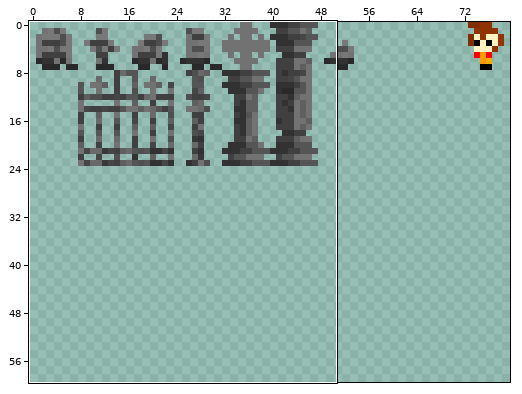
File history of a sprite sheet, assets/props.png. Above: a wide view before the commit, with the close-up outlined.
Close-up. The starting point:
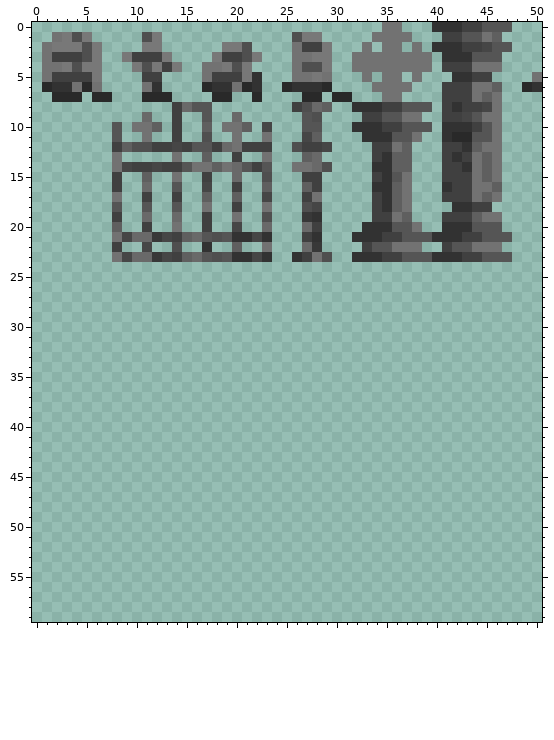
The file is 80x80 pixels. Colours within 5 levels of each other are drawn and written as one. Shown: x 0..50, y 0..59. The old version is drawn lined up with the new one, on the new canvas. The wide view leaves out empty margins.
After the commit:
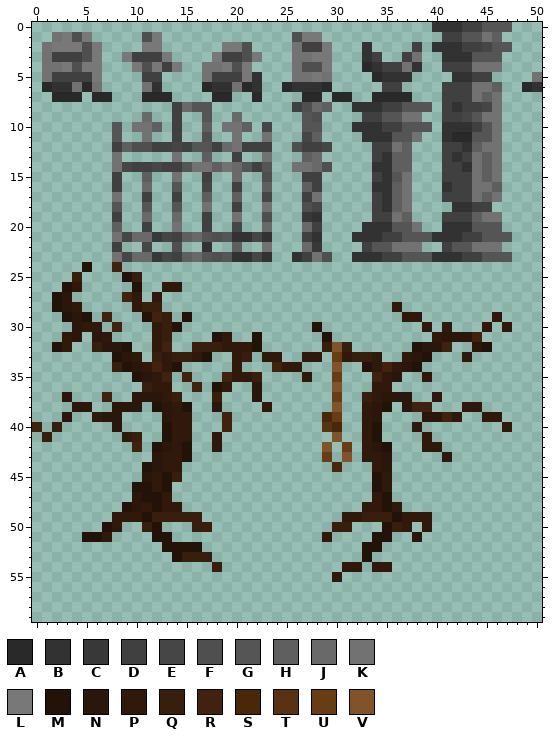
Palette (. is transparent): A #292929  B #323232  C #383838  D #404040  E #464646  F #4f4f4f  G #555555  H #5f5f5f  J #696969  K #727272  L #787878  M #221208  N #2a160a  P #30190b  Q #381e0d  R #41220f  S #49280a  T #583212  U #683c15  V #81532b
The edit:
canvas 80x80 -> 80x160
Changed rows in their new state; - is an unchanged pixel.
first column x 32:
 0 ---..---
 1 --....--
 2 -B-..-D-
 3 .BD..D-.
 4 .ABDD-B.
 5 -.ABBB.-
 6 --.DD.--
 7 --AAAA--
first column x 0:
24 -----M--R---------------------------------------
25 ----Q----MQ-------------------------------------
26 ---MP-----M--PP---------------------------------
27 --MN-----RP-P-----------------------------------
28 --MNP-----PQQ-----------------------P-----------
29 ---MNM-R---MRQ-M---------------------PP-------P-
30 ----NPP-R---PQM-------------M----------P-P---P-P
31 ---PN-NP----PQ----MP--M------M----------PNNNR---
32 --MP--QNNM--PR--QQQPPPM------QVQ------MNNR--NM--
33 --------MNP-QPQQPM--PQ-PP--PP-UPQQP--PNM---P----
34 --------QMNPRPM-----P---RPP---V--MPRPNM---------
35 ----------MNPR-R---RPPQ----P--U---RPN--P--------
36 -----------QPP--R-MP--N-------V---PP------------
37 ---N---R--NNNPQ---Q---N-------U--QPNNN--P-------
38 ----NN--NNN-MNPM--N----P------V--PNM-NRR---PP---
39 ---N--PNN----NPP---R---------SU--PN----NNRP--PP-
40 R-Q-----N----MPP---R---------TS--PM---P--------P
41 -Q-------PQ--MPP--P-----------V--PM----P--------
42 ----------R-MNPM--P----------V-U-PNM---PP-------
43 ------------NPPM-------------U-V-PPN-----P------
44 -----------MNPP---------------S---PN------------
45 -----------NPMQ-------------------MP------------
46 ----------MMPM--------------------MP------------
47 ----------NMMP--------------------PM------------
48 ---------MNPMPP------------------PPMP-----------
49 --------PPPMQQQQQ--------------PPQQQMPPP--------
50 -------MP--QM---QQ------------QQ---MQP-P--------
51 -----MMP----MM---------------P----MM--N---------
52 -------------MMMM----------------MM-------------
53 --------------MQQQ---------------M--------------
54 ------------------Q------------PP-PP------------
55 ------------------------------P-----------------
Where, in picture pixels (left, top, right, bottom), the same in both close-ups:
changed: (352, 22, 432, 102)
added: (32, 262, 512, 582)
